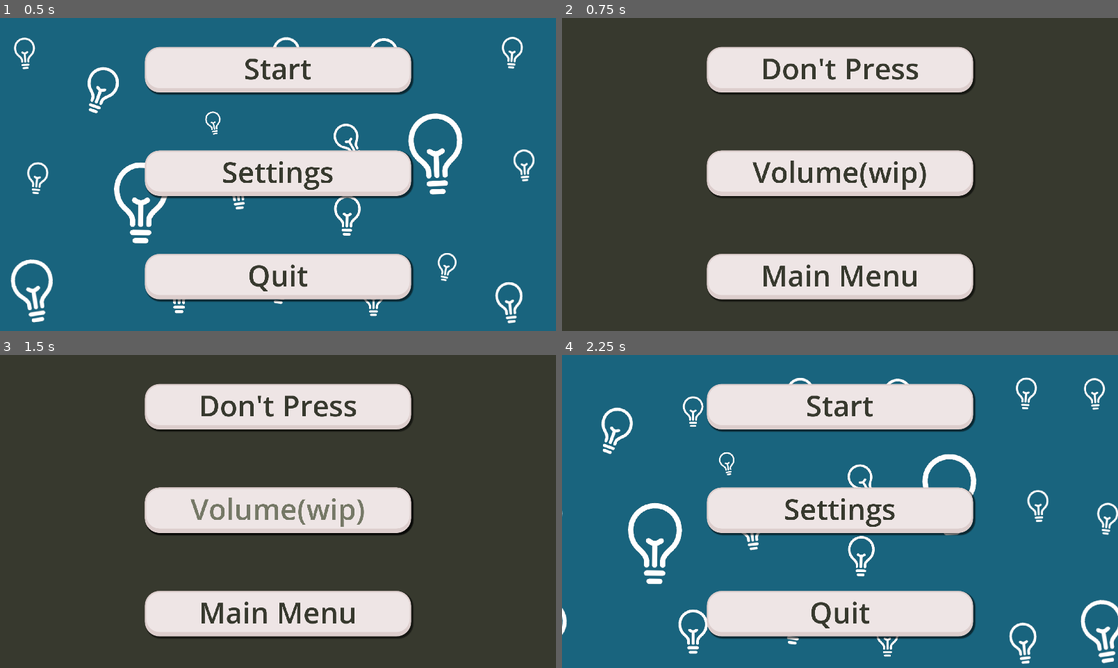
Above: before the commit, frames 1-4 (two rows, left to right).
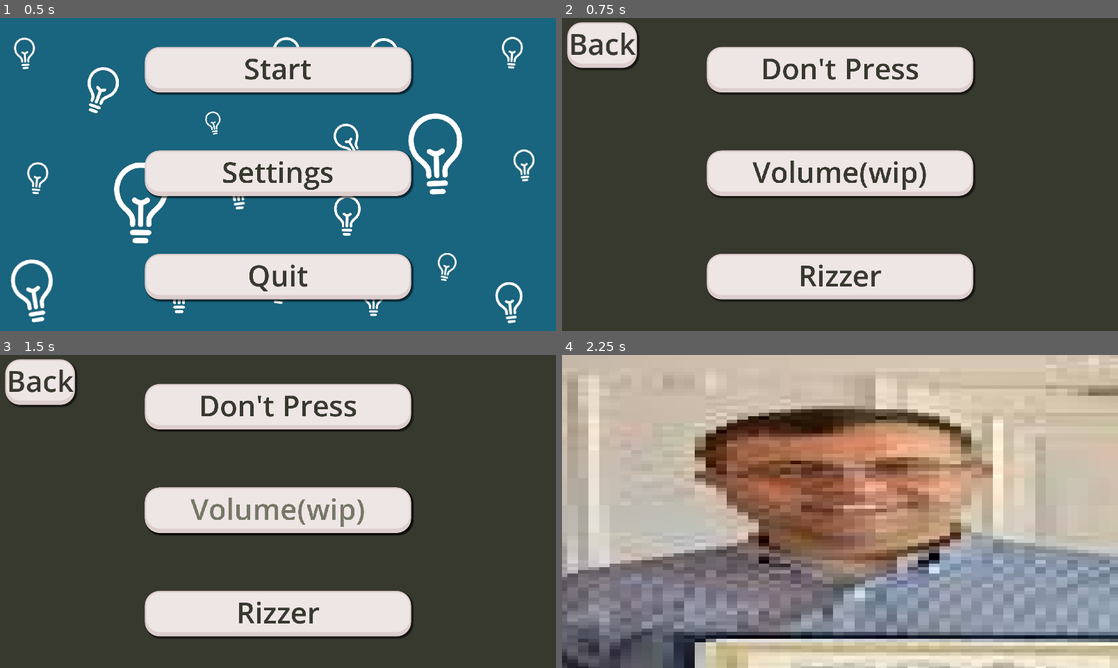
Above: after the commit, the same moments.

Repository: mosusg/brainrot-translator
Game: Godot game, scene res://scenes/menu.tscn
The game is run twice, just before and just after one commit, with the same random seed, the same clock (stepped at 60 frames per second) and the same inputs.
Inputs:
- Up to frame 1 (0.5 s): no input
- Up to frame 2 (0.75 s): click "Settings" at 0.5 s
- Up to frame 3 (1.5 s): click "Volume(wip)" at 1.25 s
- Up to frame 4 (2.25 s): click "Main Menu" (after the commit: "Rizzer") at 2 s

Frame 1 is identical in both runs. In frame 2, 2.5% of the frame differs, in the area x 0-64%, y 1-86%; in frame 3, 2.5%; in frame 4, 100%, in the area x 0-100%, y 0-100%.

Commit message:
sigma rizz

Diff:
--- a/scenes/deck_hand.tscn
+++ b/scenes/deck_hand.tscn
@@ -43,7 +43,7 @@
 theme_override_colors/font_color = Color(0.215686, 0.223529, 0.180392, 1)
 theme_override_colors/font_focus_color = Color(0.215686, 0.223529, 0.180392, 1)
 theme_override_colors/font_pressed_color = Color(0.215686, 0.223529, 0.180392, 1)
-theme_override_font_sizes/font_size = 75
+theme_override_font_sizes/font_size = 100
 theme_override_styles/focus = ExtResource("5_npc56")
 theme_override_styles/hover = ExtResource("5_npc56")
 theme_override_styles/pressed = ExtResource("6_lq05f")
@@ -61,7 +61,7 @@
 theme_override_colors/font_color = Color(0.215686, 0.223529, 0.180392, 1)
 theme_override_colors/font_focus_color = Color(0.215686, 0.223529, 0.180392, 1)
 theme_override_colors/font_pressed_color = Color(0.215686, 0.223529, 0.180392, 1)
-theme_override_font_sizes/font_size = 75
+theme_override_font_sizes/font_size = 100
 theme_override_styles/focus = ExtResource("5_npc56")
 theme_override_styles/hover = ExtResource("5_npc56")
 theme_override_styles/pressed = ExtResource("6_lq05f")
@@ -79,14 +79,14 @@
 theme_override_colors/font_color = Color(0.215686, 0.223529, 0.180392, 1)
 theme_override_colors/font_focus_color = Color(0.215686, 0.223529, 0.180392, 1)
 theme_override_colors/font_pressed_color = Color(0.215686, 0.223529, 0.180392, 1)
-theme_override_font_sizes/font_size = 75
+theme_override_font_sizes/font_size = 100
 theme_override_styles/focus = ExtResource("5_npc56")
 theme_override_styles/hover = ExtResource("5_npc56")
 theme_override_styles/pressed = ExtResource("6_lq05f")
 theme_override_styles/normal = ExtResource("5_npc56")
 text = "Aura"
 
-[node name="Exit" type="Button" parent="CanvasLayer"]
+[node name="Back" type="Button" parent="CanvasLayer"]
 offset_left = 1613.0
 offset_right = 1913.0
 offset_bottom = 157.0
@@ -97,14 +97,14 @@
 theme_override_colors/font_color = Color(0.215686, 0.223529, 0.180392, 1)
 theme_override_colors/font_focus_color = Color(0.215686, 0.223529, 0.180392, 1)
 theme_override_colors/font_pressed_color = Color(0.215686, 0.223529, 0.180392, 1)
-theme_override_font_sizes/font_size = 75
+theme_override_font_sizes/font_size = 100
 theme_override_styles/focus = ExtResource("5_npc56")
 theme_override_styles/hover = ExtResource("5_npc56")
 theme_override_styles/pressed = ExtResource("6_lq05f")
 theme_override_styles/normal = ExtResource("5_npc56")
-text = "Exit"
+text = "Back"
 
 [connection signal="pressed" from="CanvasLayer/Rizz" to="." method="_on_rizz_pressed"]
 [connection signal="pressed" from="CanvasLayer/Mog" to="." method="_on_mog_pressed"]
 [connection signal="pressed" from="CanvasLayer/Aura" to="." method="_on_aura_pressed"]
-[connection signal="pressed" from="CanvasLayer/Exit" to="." method="_on_exit_pressed"]
+[connection signal="pressed" from="CanvasLayer/Back" to="." method="_on_exit_pressed"]
--- a/scenes/settings.tscn
+++ b/scenes/settings.tscn
@@ -1,9 +1,10 @@
-[gd_scene load_steps=5 format=3 uid="uid://j173tu85hwao"]
+[gd_scene load_steps=6 format=3 uid="uid://j173tu85hwao"]
 
 [ext_resource type="Script" uid="uid://cy25lhijhedel" path="res://scripts/settings.gd" id="1_5p8wc"]
 [ext_resource type="StyleBox" uid="uid://bid4da0a1s6wl" path="res://tres/Button style up.tres" id="2_6wm04"]
 [ext_resource type="StyleBox" uid="uid://b62gyhl44h0ks" path="res://tres/Button style.tres" id="2_r6d6q"]
 [ext_resource type="Texture2D" uid="uid://dejloa5cgcuqf" path="res://scenes/images.jpg" id="4_f4mfi"]
+[ext_resource type="Texture2D" uid="uid://dcsy1nhhnspj7" path="res://assets/kaiser.jpg" id="5_es4n0"]
 
 [node name="Settings" type="Control"]
 layout_mode = 3
@@ -80,7 +81,29 @@
 theme_override_styles/hover = ExtResource("2_6wm04")
 theme_override_styles/pressed = ExtResource("2_r6d6q")
 theme_override_styles/normal = ExtResource("2_6wm04")
-text = "Main Menu"
+text = "Rizzer"
+
+[node name="Timer" type="Timer" parent="."]
+one_shot = true
+
+[node name="Back" type="Button" parent="."]
+offset_left = 18.0
+offset_top = 15.0
+offset_right = 259.0
+offset_bottom = 172.0
+size_flags_horizontal = 4
+size_flags_vertical = 4
+theme_override_colors/font_hover_pressed_color = Color(0.215686, 0.223529, 0.180392, 1)
+theme_override_colors/font_hover_color = Color(0.458481, 0.471985, 0.398646, 1)
+theme_override_colors/font_color = Color(0.215686, 0.223529, 0.180392, 1)
+theme_override_colors/font_focus_color = Color(0.215686, 0.223529, 0.180392, 1)
+theme_override_colors/font_pressed_color = Color(0.215686, 0.223529, 0.180392, 1)
+theme_override_font_sizes/font_size = 100
+theme_override_styles/focus = ExtResource("2_6wm04")
+theme_override_styles/hover = ExtResource("2_6wm04")
+theme_override_styles/pressed = ExtResource("2_r6d6q")
+theme_override_styles/normal = ExtResource("2_6wm04")
+text = "Back"
 
 [node name="no" type="Sprite2D" parent="."]
 visible = false
@@ -88,10 +111,13 @@
 scale = Vector2(11.2941, 3.63176)
 texture = ExtResource("4_f4mfi")
 
-[node name="Timer" type="Timer" parent="no"]
-one_shot = true
+[node name="no2" type="Sprite2D" parent="."]
+position = Vector2(18, 926)
+scale = Vector2(36.729, 11.812)
+texture = ExtResource("5_es4n0")
 
 [connection signal="pressed" from="CenterContainer/VBoxContainer2/Option 1" to="." method="_on_option_1_pressed"]
 [connection signal="pressed" from="CenterContainer/VBoxContainer2/Option 2" to="." method="_on_option_2_pressed"]
 [connection signal="pressed" from="CenterContainer/VBoxContainer2/Option 3" to="." method="_on_option_3_pressed"]
-[connection signal="timeout" from="no/Timer" to="." method="_on_timer_timeout"]
+[connection signal="timeout" from="Timer" to="." method="_on_timer_timeout"]
+[connection signal="pressed" from="Back" to="." method="_on_back_pressed"]
--- a/scripts/settings.gd
+++ b/scripts/settings.gd
@@ -1,11 +1,13 @@
 extends Control
 
 @onready var sprite = $no  # Your Sprite node
-@onready var timer = $no/Timer  # Your Timer node
+@onready var sprite2 = $no2  # Your Sprite node
+@onready var timer = $Timer  # Your Timer node
 @onready var button = $"CenterContainer/VBoxContainer2/Option 1"  # Your Button node
 
 func _ready() -> void:
 	sprite.visible = false
+	sprite2.visible = false
 
 func _on_option_1_pressed() -> void:
 	sprite.visible = true
@@ -14,9 +16,14 @@
 func _on_timer_timeout():
 	# Hide the sprite when the timer times out
 	sprite.visible = false
+	sprite2.visible = false
 
 func _on_option_2_pressed() -> void:
 	pass
 
 func _on_option_3_pressed() -> void:
-	get_tree().change_scene_to_file("res://scenes/menu.tscn")
+	sprite2.visible = true
+	timer.start(2.0)
+
+func _on_back_pressed() -> void:
+		get_tree().change_scene_to_file("res://scenes/menu.tscn")
Binary file added: assets/kaiser.jpg
Not shown, added: assets/kaiser.jpg.import
Binary file added: scenes/kaiser.jpg
Not shown, added: scenes/kaiser.jpg.import
